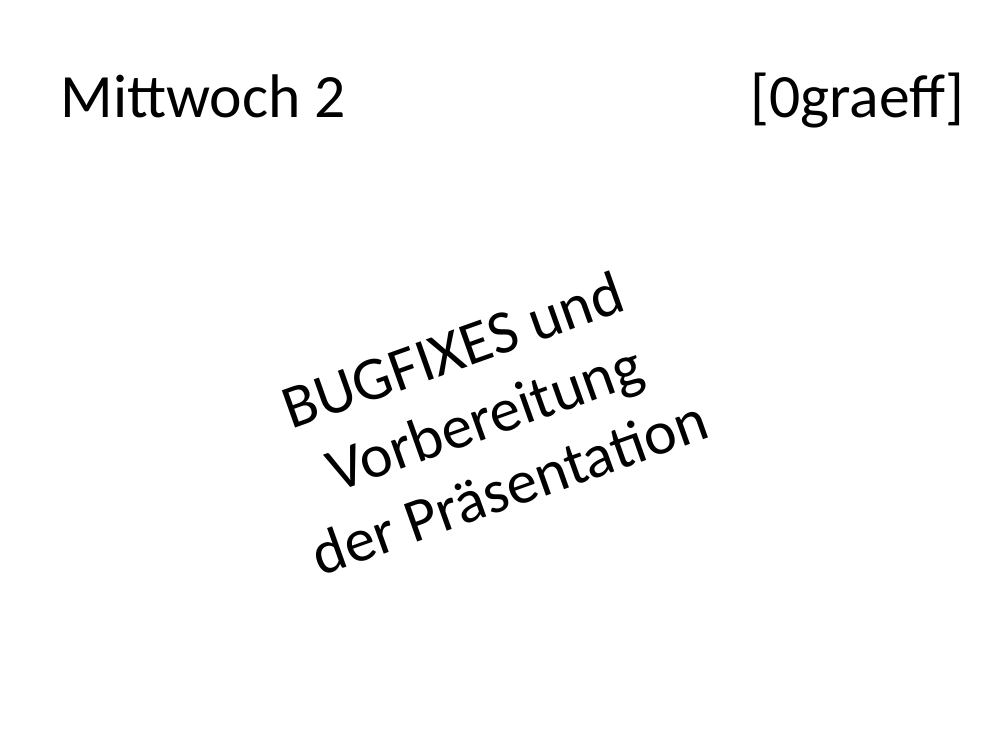
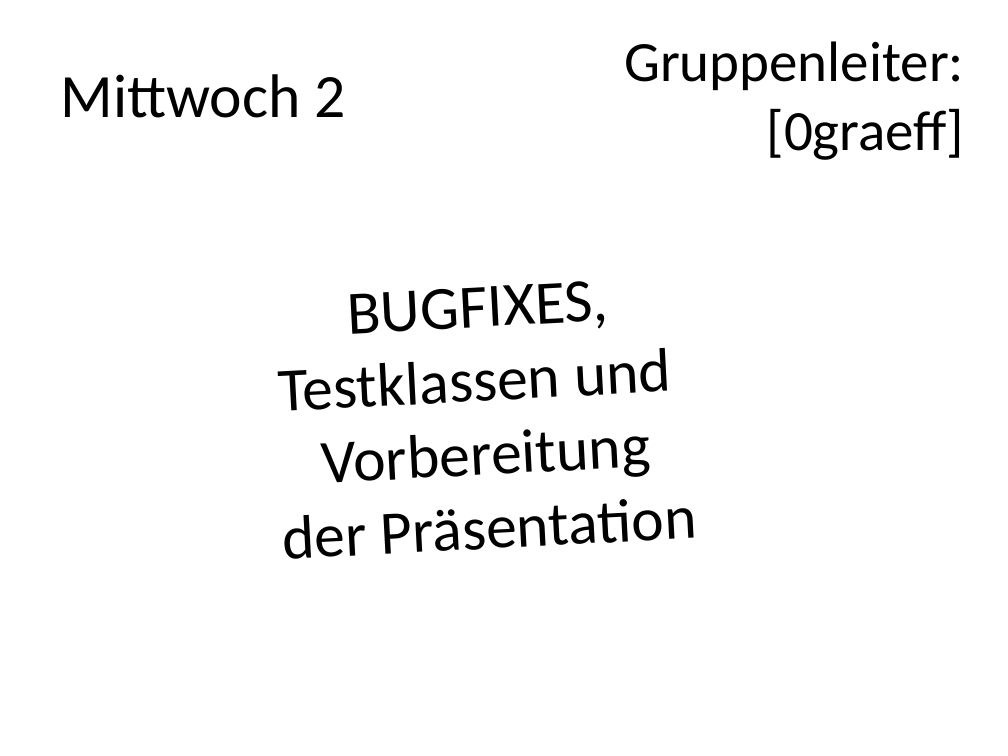
Before and after one commit to FlaShG/SEP12, a slide deck: slide 16 of vortraege/Präsentation_01.pptx (slide 10 before the commit). Drawn at 1008x756 pixels with LibreOffice and Linux fonts; fonts in the diff are those of the drawing. Boxes give left, top, right and bottom in pixels: in the first picture for what was removed or moved away, otherwise in the second. Text is boxed around its words. In the diff, an @@ line names an element or a change of style, - is before the commit and + after.

```diff
--- a/vortraege/Präsentation_01.pptx
+++ b/vortraege/Präsentation_01.pptx
@@ text at (624,41,964,91): paragraph added @@
+Gruppenleiter:
@@ text at (767,108,965,160): size 44 to 40.7 pt in "[0graeff]" @@
@@ text "BUGFIXES, Testklassen und": place and size @@
-text "BUGFIXES, Testklassen und" at (235,230,732,599)
+text "BUGFIXES, Testklassen und" at (279,281,698,559)
@@ text "BUGFIXES, Testklassen und" at (279,281,698,559): rotation 340 to 357 degrees @@
@@ text at (279,281,672,411): text changed @@
-BUGFIXES und
+BUGFIXES, Testklassen und
```
Also in this commit, not shown: 9 other slides changed, 6 slides added, 1 other file.
